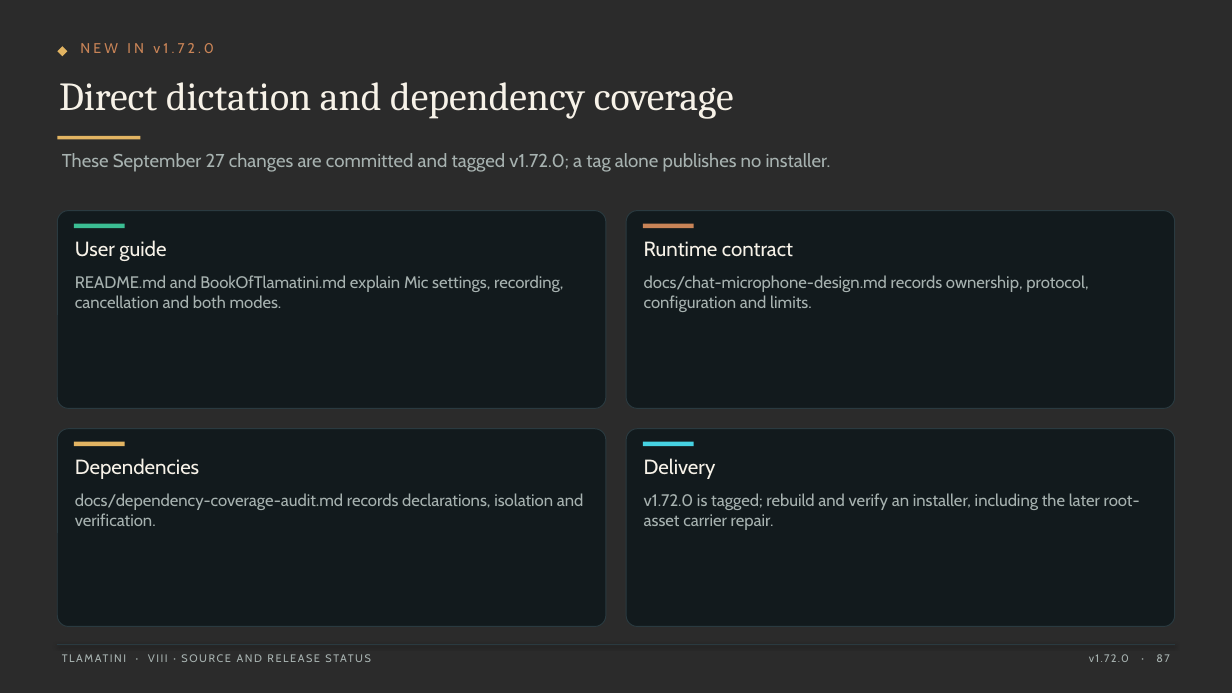
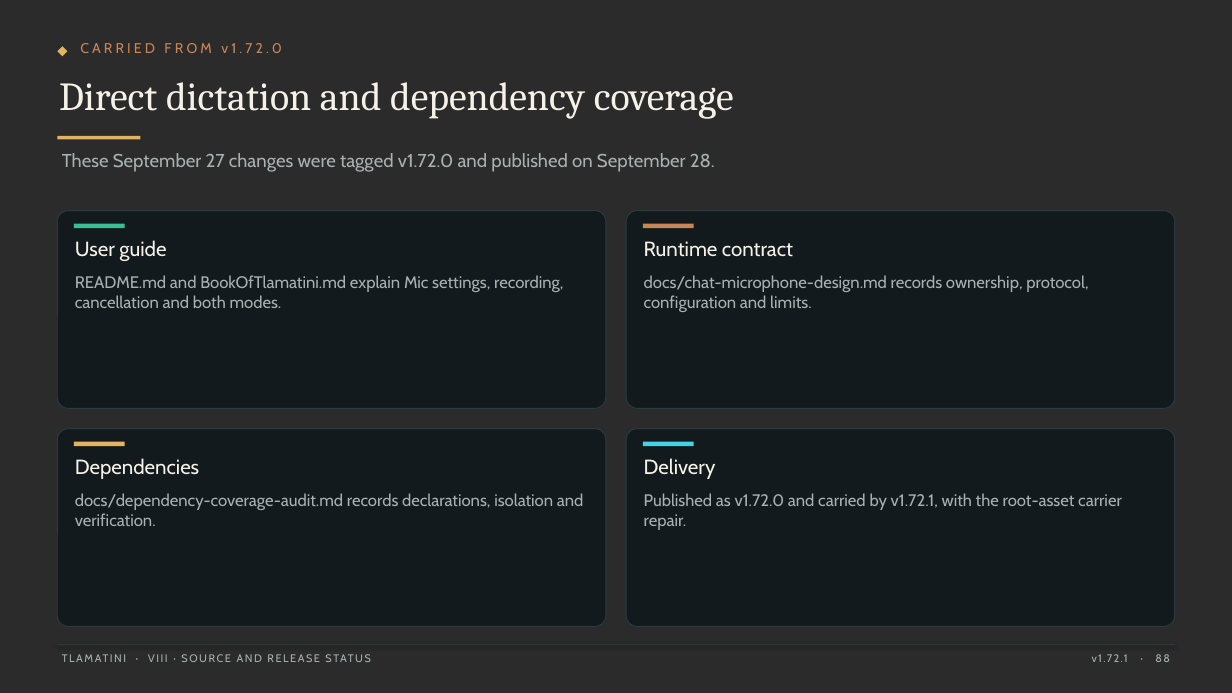
Before and after one commit to XAIHT/Tlamatini, a slide deck: slide 88 of Tlamatini_eXtended_Artificial_Intelligence_Humanly_Tempered.pptx (slide 87 before the commit). Drawn at 1232x693 pixels with LibreOffice and Linux fonts; fonts in the diff are those of the drawing; background and template pictures are left out; a plain dark background stands for a picture behind light text. Boxes give left, top, right and bottom in pixels: in the first picture for what was removed or moved away, otherwise in the second. Text is boxed around its words. In the diff, an @@ line names an element or a change of style, - is before the commit and + after.

```diff
--- a/Tlamatini_eXtended_Artificial_Intelligence_Humanly_Tempered.pptx
+++ b/Tlamatini_eXtended_Artificial_Intelligence_Humanly_Tempered.pptx
@@ text at <box>80,43,282,53</box>: text changed @@
-NEW IN v1.72.0
+CARRIED FROM v1.72.0
@@ text at <box>62,153,715,172</box>: text changed @@
-These September 27 changes are committed and tagged v1.72.0; a tag alone publishes no installer.
+These September 27 changes were tagged v1.72.0 and published on September 28.
@@ text at <box>644,493,1122,530</box>: text changed @@
-v1.72.0 is tagged; rebuild and verify an installer, including the later root-asset carrier repair.
+Published as v1.72.0 and carried by v1.72.1, with the root-asset carrier repair.
@@ text at <box>1092,654,1170,662</box>: text changed @@
-v1.72.0 · 87
+v1.72.1 · 88
```
Also in this commit, not shown: 119 other slides changed, 1 slide added, 16 other files.
